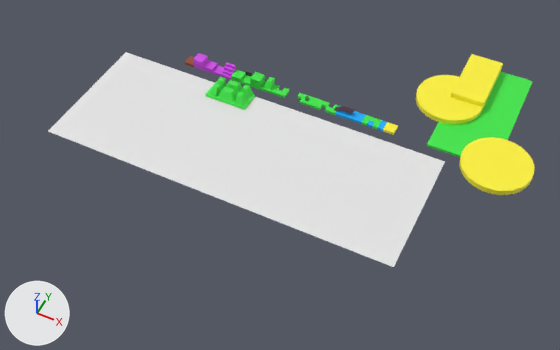
Renders of the Blender file Celebi/example/Voxel.blend from each side of a commit.
Before and after are seen from a 50 mm lens placed at (23.4, -39.7, 47.8), pointed at (3.2, 0.7, -2.7). The axes (+X, +Y, +Z) are drawn at lower left. The lights are the same throughout.

In view in the first picture: 'GrassDiagonal', 'GrassWaterCorner', 'Plane', 'Sand', 'Sand.001', 'Sand.003', 'WaterBridge', 'WaterGrass', 'WaterGrassBridge', 'voxel_G_-4_4_0', 'voxel_G_-4_5_0', 'voxel_G_-5_4_0', 'voxel_G_-5_5_0', 'voxel_G_R90_-2_4_0', 'voxel_G_R90_-2_5_0', 'voxel_G_R90_-3_4_0', 'voxel_G_R90_-3_5_0'.
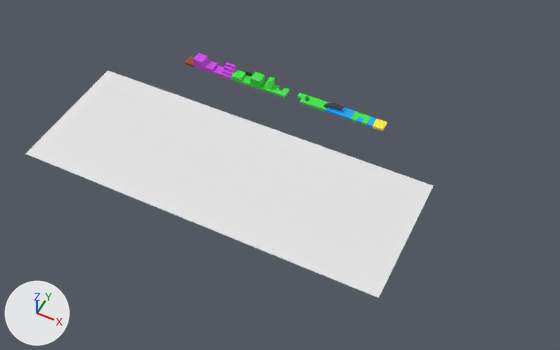
The change, as a list of edits to the scene's bpy script:
```text
Change ob_plane:
    ob_plane.location: (0.0, 0.0, 0.0) -> (0.0, -3.0, 0.0)
Change ob_sand:
    ob_sand.location: (10.5, 7.5, 0.5) -> (9.5, 7.5, 0.5)
Change ob_watergrassbridge:
    ob_watergrassbridge.location: (5.5, 7.5, 0.5) -> (4.5, 7.5, 0.5)
Change ob_waterbridge:
    ob_waterbridge.location: (6.5, 7.5, 0.5) -> (5.5, 7.5, 0.5)
Change ob_grasswatercorner:
    ob_grasswatercorner.location: (8.5, 7.5, 0.5) -> (7.5, 7.5, 0.5)
Change ob_watergrass:
    ob_watergrass.location: (9.5, 7.5, 0.5) -> (8.5, 7.5, 0.5)
Remove ob_grassdiagonal:
    ob_grassdiagonal = bpy.data.objects.new('GrassDiagonal', me_cube_002)
    ob_grassdiagonal.location = (4.5, 7.5, 0.5)
Remove ob_sand_001:
    ob_sand_001 = bpy.data.objects.new('Sand.001', me_cube_007)
    ob_sand_001.location = (17.0, 10.0, 0.5)
Remove ob_sand_003:
    ob_sand_003 = bpy.data.objects.new('Sand.003', me_cube_012)
    ob_sand_003.location = (17.0, 16.0, 0.5)
Remove ob_voxel_g_r90__3_5_0:
    ob_voxel_g_r90__3_5_0 = bpy.data.objects.new('voxel_G_R90_-3_5_0', me_cube_296)
    ob_voxel_g_r90__3_5_0.location = (-3.5, 5.5, 0.5)
    ob_voxel_g_r90__3_5_0.rotation_euler = (0.0, 0.0, 1.571)  # degrees (0, 0, 90)
Remove ob_voxel_g_r90__3_4_0:
    ob_voxel_g_r90__3_4_0 = bpy.data.objects.new('voxel_G_R90_-3_4_0', me_cube_296)
    ob_voxel_g_r90__3_4_0.location = (-3.5, 4.5, 0.5)
    ob_voxel_g_r90__3_4_0.rotation_euler = (0.0, 0.0, 1.571)  # degrees (0, 0, 90)
Remove ob_voxel_g_r90__2_4_0:
    ob_voxel_g_r90__2_4_0 = bpy.data.objects.new('voxel_G_R90_-2_4_0', me_cube_296)
    ob_voxel_g_r90__2_4_0.location = (-2.5, 4.5, 0.5)
    ob_voxel_g_r90__2_4_0.rotation_euler = (0.0, 0.0, 1.571)  # degrees (0, 0, 90)
Remove ob_voxel_g_r90__2_5_0:
    ob_voxel_g_r90__2_5_0 = bpy.data.objects.new('voxel_G_R90_-2_5_0', me_cube_296)
    ob_voxel_g_r90__2_5_0.location = (-2.5, 5.5, 0.5)
    ob_voxel_g_r90__2_5_0.rotation_euler = (0.0, 0.0, 1.571)  # degrees (0, 0, 90)
Remove ob_voxel_g__4_4_0:
    ob_voxel_g__4_4_0 = bpy.data.objects.new('voxel_G_-4_4_0', me_cube_296)
    ob_voxel_g__4_4_0.location = (-4.5, 4.5, 0.5)
Remove ob_voxel_g__4_5_0:
    ob_voxel_g__4_5_0 = bpy.data.objects.new('voxel_G_-4_5_0', me_cube_296)
    ob_voxel_g__4_5_0.location = (-4.5, 5.5, 0.5)
Remove ob_voxel_g__5_5_0:
    ob_voxel_g__5_5_0 = bpy.data.objects.new('voxel_G_-5_5_0', me_cube_296)
    ob_voxel_g__5_5_0.location = (-5.5, 5.5, 0.5)
Remove ob_voxel_g__5_4_0:
    ob_voxel_g__5_4_0 = bpy.data.objects.new('voxel_G_-5_4_0', me_cube_296)
    ob_voxel_g__5_4_0.location = (-5.5, 4.5, 0.5)
```

Where the change shows, as pixel boxes [x1, y1, x2, y2] in the pictures (560 x 350 px):
'Plane', moved: before [48, 52, 445, 267]; after [26, 71, 433, 298]
'Sand.001', deleted: before [416, 75, 535, 195]
'Sand.003', deleted: before [450, 54, 533, 122]
'WaterBridge', moved: before [340, 106, 355, 120]; after [330, 103, 345, 117]
'Sand', moved: before [383, 122, 398, 135]; after [372, 119, 387, 131]
'WaterGrass', moved: before [372, 119, 387, 131]; after [361, 115, 377, 127]
'GrassWaterCorner', moved: before [361, 115, 377, 127]; after [351, 111, 366, 124]
'WaterGrassBridge', moved: before [330, 105, 344, 117]; after [320, 101, 333, 113]
'voxel_G_R90_-2_4_0', deleted: before [235, 92, 250, 110]
'voxel_G_R90_-3_4_0', deleted: before [225, 88, 237, 106]
'voxel_G_-5_4_0', deleted: before [205, 83, 220, 99]
'voxel_G_R90_-2_5_0', deleted: before [242, 85, 255, 102]
'voxel_G_-4_4_0', deleted: before [215, 87, 229, 103]
'voxel_G_-5_5_0', deleted: before [211, 77, 226, 91]
'voxel_G_R90_-3_5_0', deleted: before [232, 82, 242, 94]
'GrassDiagonal', deleted: before [322, 101, 332, 113]
'voxel_G_-4_5_0', deleted: before [221, 80, 235, 91]
